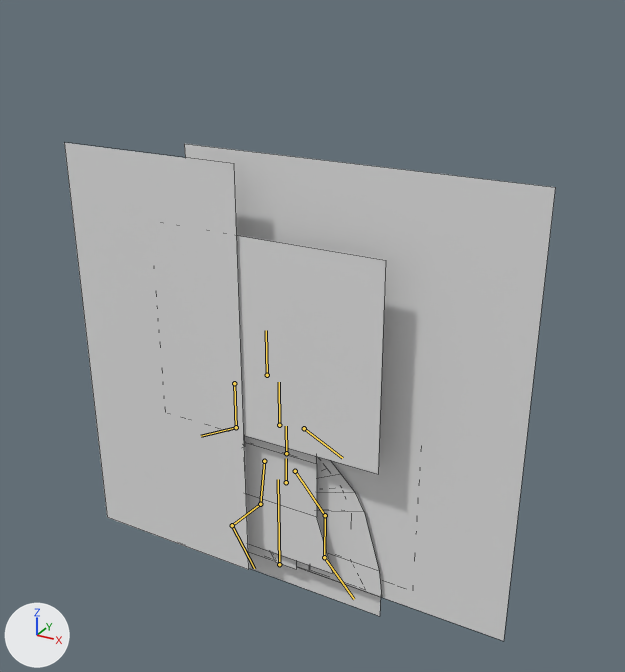
A saved change to the FBX model Unity/Assets/Arcadians/AvatarMale/avatarMale.fbx.
One viewpoint serves both versions: a 50 mm lens placed at (3.8, -6.2, 5.76), pointed at (0.27, 0.21, 2.55). Every picture has the same lights, and +X, +Y and +Z are marked at lower left. The bones that bend it are drawn over the model as lines. Mesh edges are drawn as thin lines.

The first picture shows 'avatar.Male'.
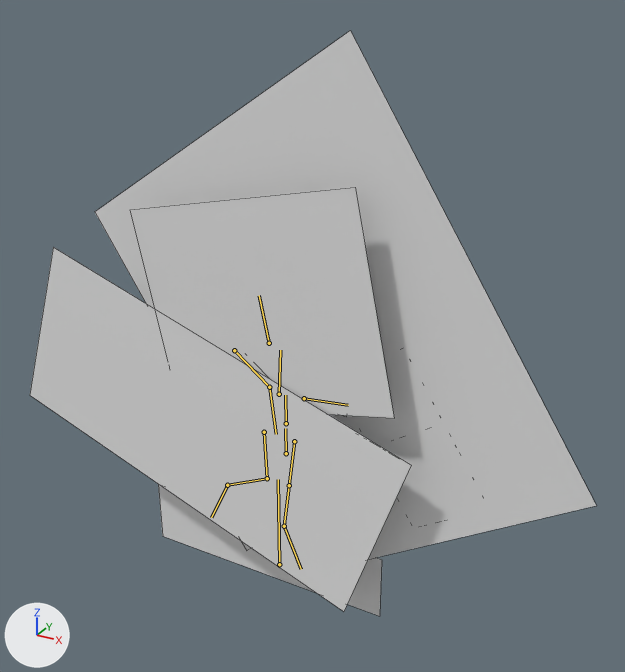
The newer file adds an action. The first version stands in its rest pose; the second is drawn at frame 11 of the action 'male.armature|f.win'.

Changed parts and their boxes [x1, y1, x2, y2] in the pictures (625 x 672 px):
'avatar.Male', posed (15% wider, 18% taller)
    before: [64, 143, 555, 641]
    after: [30, 30, 596, 616]
bone 'b_Spine.001', root to tip
    before: (286, 482) to (286, 458)
    after: (286, 453) to (285, 428)
bone 'b_Spine.003', root to tip
    before: (279, 425) to (279, 382)
    after: (279, 394) to (280, 350)
bone 'b_Head', root to tip
    before: (267, 375) to (266, 330)
    after: (269, 343) to (259, 295)
bone 'b_LArm', root to tip
    before: (304, 428) to (342, 458)
    after: (304, 398) to (348, 405)
bone 'b_RArm.001', root to tip
    before: (234, 383) to (236, 427)
    after: (234, 350) to (269, 387)
bone 'b_RArm.002', root to tip
    before: (236, 427) to (201, 436)
    after: (269, 387) to (276, 434)
bone 'b_LLeg.001', root to tip
    before: (295, 471) to (325, 515)
    after: (294, 441) to (289, 485)
bone 'b_LLeg.002', root to tip
    before: (325, 515) to (324, 557)
    after: (289, 485) to (284, 526)
bone 'b_LFoot', root to tip
    before: (324, 557) to (354, 599)
    after: (284, 526) to (301, 569)
bone 'b_RLeg.001', root to tip
    before: (264, 461) to (260, 504)
    after: (264, 432) to (267, 478)
bone 'b_RLeg.002', root to tip
    before: (260, 504) to (232, 525)
    after: (267, 478) to (227, 485)
bone 'b_RFoot', root to tip
    before: (232, 525) to (254, 568)
    after: (227, 485) to (211, 517)

The change in detail:
Bone 'b_Spine.001' (bone_b_spine_001) moves from (0.0, 0.0, 0.0) to (0.0, 0.331, 0.0).
Bone 'b_Spine.003' (bone_b_spine_003) turns from (0, 0, 0) to (0, 0, -3) degrees about its own x, y and z.
Bone 'b_Head' (bone_b_head) turns from (0, 0, 0) to (0, 0, 15) degrees about its own x, y and z.
Bone 'b_LArm' (bone_b_larm) turns from (0, 0, 0) to (0, 0, 36) degrees about its own x, y and z.
Bone 'b_RArm.001' (bone_b_rarm_001) turns from (0, 0, 0) to (0, 0, 57) degrees about its own x, y and z.
Bone 'b_RArm.002' (bone_b_rarm_002) turns from (0, 0, 0) to (0, 0, 18) degrees about its own x, y and z.
Bone 'b_LLeg.001' (bone_b_lleg_001) turns from (0, 0, 0) to (0, 0, -47) degrees about its own x, y and z.
Bone 'b_LLeg.002' (bone_b_lleg_002) turns from (0, 0, 0) to (0, 0, 39) degrees about its own x, y and z.
Bone 'b_LFoot' (bone_b_lfoot) turns from (0, 0, 0) to (0, 0, -12) degrees about its own x, y and z.
Bone 'b_RLeg.001' (bone_b_rleg_001) turns from (0, 0, 0) to (0, 0, 10) degrees about its own x, y and z.
Bone 'b_RLeg.002' (bone_b_rleg_002) turns from (0, 0, 0) to (0, 0, -31) degrees about its own x, y and z.
Bone 'b_RFoot' (bone_b_rfoot) turns from (0, 0, 0) to (1, 0, -33) degrees about its own x, y and z.
